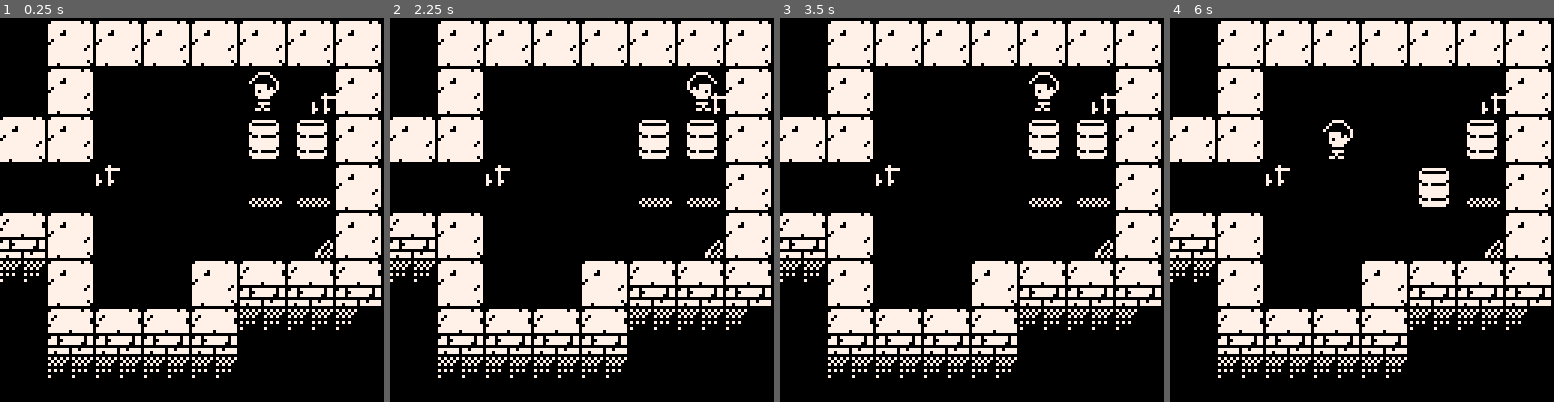
Above: before the commit, frames 1-4 (left to right).
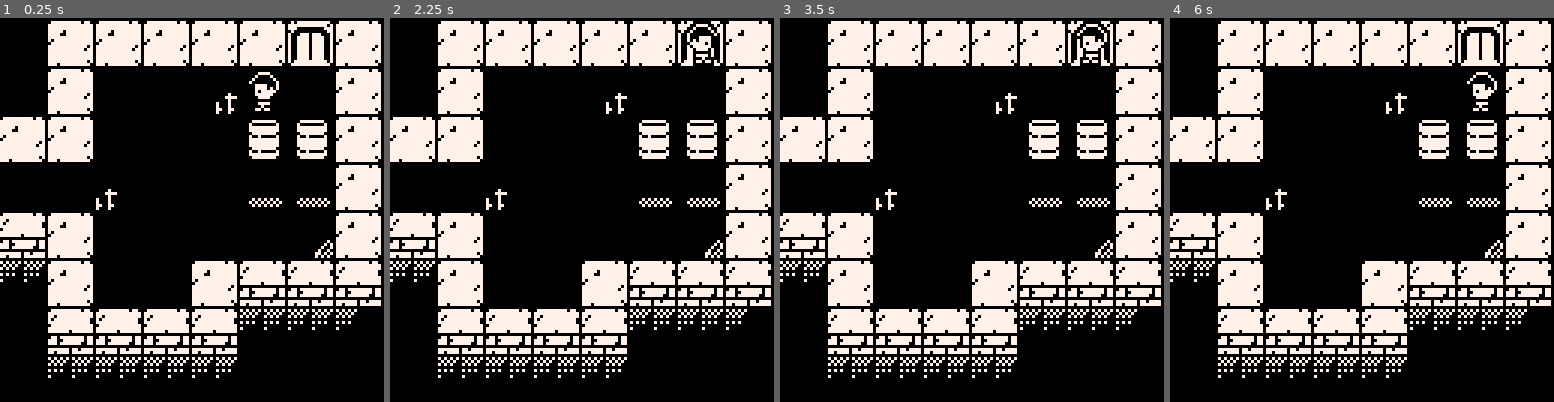
Above: after the commit, the same moments.

Repository: lucasmncastro/davis-puzzle
Game: PICO-8 cartridge davi.p8
Two runs of this game, one before a commit and one after it. Both use one fixed random seed, a clock stepped at 60 frames per second and the inputs below.
Inputs:
- Up to frame 1 (0.25 s): no input
- Up to frame 2 (2.25 s): hold Right 1.6-2.1 s; hold Up from 2.15 s (still down)
- Up to frame 3 (3.5 s): release Up at 2.42 s; hold Right 2.47-3.03 s; hold Left from 3.08 s (still down)
- Up to frame 4 (6 s): release Left at 3.58 s; hold Down 3.63-3.97 s; hold Right 4.02-4.68 s; hold Up 4.73-5.03 s; hold Left 5.08-5.68 s; hold Down from 5.73 s (still down)

The runs differ from the first frame. In frame 1, 0.8% of the frame differs, in the area x 25-88%, y 0-50%; in frame 2, 1.3%; in frame 3, 1.3%; in frame 4, 2.6%.

Commit message:
Logic to check if level is completed and open the door

Diff:
--- a/davi.p8
+++ b/davi.p8
@@ -4,10 +4,11 @@
 -- main
 -- x trocar posicao
 -- x mover caixa
--- - refinar sprites
--- - identificar sucesso
--- - desenho porta
--- - mudar porta no sucesso
+-- x refinar sprites
+-- x identificar sucesso
+-- x desenho porta
+-- x mudar porta no sucesso
+-- - mudar de nivel ao passar na porta
 -- - abertura
 -- - animacao entre quadros
 
@@ -21,19 +22,67 @@
  	p=3,
  	s=66
  }
- init_objs()
 
  level=1
+ levels={
+ 	{
+  	from={x=0,y=0},
+  	to={x=31,y=13},
+ 	 goals={}
+ 	}
+ }
+
+ init_boxes()
+
+ for l in all(levels) do
+		init_level_goals(l)
+  init_level_boxes(l)
+  init_level_exit(l)
+ end
+
+ -- todo: trocar start por
+ -- dados no level para fazermos
+ -- reset.
  init_level()
 end
 
-function init_objs()
- objs={}
+function init_level_boxes(l)
+ l.boxes={}
+ for b in all(boxes) do
+
+  if l.from.x<=b.x and
+     l.from.y<=b.y and
+     l.to.x>=b.x   and
+     l.to.y>=b.y   then
+   add(l.boxes,b)
+  end
+ end
+end
+
+function init_level_exit(level)
+ local ssize=2
+ local fgoal=17 -- flag 0 e 4
+ local l=level
+
+ l.exit={}
+
+ for y=l.from.y,l.to.y,ssize do
+  for x=l.from.x,l.to.x,ssize do
+   local s=mget(x,y)
+   if fget(s)==fgoal then
+    l.exit={x=x,y=y}
+   end
+  end
+ end
+end
+
+function init_boxes()
+ boxes={}
  for y=0,128,2 do
   for x=0,128,2 do
    local s=mget(x,y)
    if fget(s)==8 then
-    add(objs,{x=x,y=y,s=s})
+    add(boxes,{x=x,y=y,s=s})
     mset(x,y)
     mset(x+1,y)
     mset(x,y+1)
@@ -41,6 +90,37 @@
    end
   end
  end
+end
+
+function init_level_goals(level)
+ local ssize=2
+ local fgoal=4
+ local l=level
+
+ l.goals={}
+
+ for y=l.from.y,l.to.y,ssize do
+  for x=l.from.x,l.to.x,ssize do
+   local s=mget(x,y)
+   if fget(s)==fgoal then
+    add(l.goals,{x=x,y=y})
+   end
+  end
+ end
+end
+
+function is_complete(l)
+ for g in all(l.goals) do
+  local check=false
+  for b in all(l.boxes) do
+    if b.x==g.x and
+       b.y==g.y then
+     check=true
+    end
+  end
+  if (check==false) return false;
+ end
+ return true
 end
 
 function init_level()
@@ -55,6 +135,8 @@
  local y=p.y
  local step=16
  local dir
+ local cur_level=levels[level]
+
  if btnp(⬅️) then
   dir=⬅️
   x-=step
@@ -80,7 +162,7 @@
  end
 
  -- move object
- for o in all(objs) do
+ for o in all(boxes) do
   local hit=(
    o.x==x\8 and o.y==y\8
   )
@@ -89,7 +171,7 @@
    local nflg=fget(nspr)
    local block=nflg==1
    if (block) return false
-   for o in all(objs) do
+   for o in all(boxes) do
     if o.x==x\8 and o.y==y\8 then
      return false
     end
@@ -129,7 +211,10 @@
 	    y=p.y
    	end
    end
-
+   if not(cur_level.finished) and
+      is_complete(cur_level) then
+    finish_level(cur_level)
+   end
   end
  end
 
@@ -137,14 +222,24 @@
  p.y=y
 
  camera(p.x\128*128,p.y\128*128)
+end
+
+function finish_level(level)
+ level.finished=true
+ mset(level.exit.x,level.exit.y,11)
+ mset(level.exit.x+1,level.exit.y,12)
+ mset(level.exit.x,level.exit.y+1,27)
+ mset(level.exit.x+1,level.exit.y+1,28)
+
+ sfx(0)
 end
 
 function _draw()
  cls()
  map()
 
- for o in all(objs) do
-  spr(o.s,o.x*8,o.y*8,2,2)
+ for b in all(boxes) do
+  spr(b.s,b.x*8,b.y*8,2,2)
  end
 
  spr(p.s,p.x,p.y,2,2,(p.p==1))
@@ -396,17 +491,17 @@
 
 
 __gff__
-0001010101040408080000000000000000010101010404080800000000000000000101000000000000000000000000000001010000000000000000000000000002020202000000000000000000000000020202020000000000000000000000000000000000000000000000000000000000000000000000000000000000000000
+0001010101040408081111000000000000010101010404080811110000000000000101000001010000000000000000000001010000010100000000000000000002020202000000000000000000000000020202020000000000000000000000000000000000000000000000000000000000000000000000000000000000000000
 0000000000000000000000000000000000000000000000000000000000000000000000000000000000000000000000000000000000000000000000000000000000000000000000000000000000000000000000000000000000000000000000000000000000000000000000000000000000000000000000000000000000000000
 __map__
-0000000000000000000000000000000000000102010201020102010201020102000000000000000000000000000000000000000000000000000000000000000000000000000000000000000000000000000000000000000000000000000000000000000000000000000000000000000000000000000000000000000000000000
-0000000000000000000000000000000000001112111211121112111211121112000000000000000000000000000000000000000000000000000000000000000000000000000000000000000000000000000000000000000000000000000000000000000000000000000000000000000000000000000000000000000000000000
+00000000000000000000000000000000000001020102010201020102090a0102000000000000000000000000000000000000000000000000000000000000000000000000000000000000000000000000000000000000000000000000000000000000000000000000000000000000000000000000000000000000000000000000
+00000000000000000000000000000000000011121112111211121112191a1112000000000000000000000000000000000000000000000000000000000000000000000000000000000000000000000000000000000000000000000000000000000000000000000000000000000000000000000000000000000000000000000000
 0000000000000000000000000000000000000102000000000000404100000102000000000000000000000000000000000000000000000000000000000000000000000000000000000000000000000000000000000000000000000000000000000000000000000000000000000000000000000000000000000000000000000000
-0000000000000000000000000000000000001112000000000000505100231112000000000000000000000000000000000000000000000000000000000000000000000000000000000000000000000000000000000000000000000000000000000000000000000000000000000000000000000000000000000000000000000000
+0000000000000000000000000000000000001112000000000023505100001112000000000000000000000000000000000000000000000000000000000000000000000000000000000000000000000000000000000000000000000000000000000000000000000000000000000000000000000000000000000000000000000000
 0000010201020102010201020102010201020102000000000000070807080102000000000000000000000000000000000000000000000000000000000000000000000000000000000000000000000000000000000000000000000000000000000000000000000000000000000000000000000000000000000000000000000000
 0000111211121112111211121112111211121112000000000000171817181112000000000000000000000000000000000000000000000000000000000000000000000000000000000000000000000000000000000000000000000000000000000000000000000000000000000000000000000000000000000000000000000000
-0000212200000000000000000000230000000000230000000000050605060102000000000000000000000000000000000000000000000000000000000000000000000000000000000000000000000000000000000000000000000000000000000000000000000000000000000000000000000000000000000000000000000000
-0000313200000000002300000000000000000000000000000000151615161112000000000000000000000000000000000000000000000000000000000000000000000000000000000000000000000000000000000000000000000000000000000000000000000000000000000000000000000000000000000000000000000000
+0000212200000000000000000000230000000000000000000000050605060102000000000000000000000000000000000000000000000000000000000000000000000000000000000000000000000000000000000000000000000000000000000000000000000000000000000000000000000000000000000000000000000000
+0000313200000000002300000000000000000000230000000000151615161112000000000000000000000000000000000000000000000000000000000000000000000000000000000000000000000000000000000000000000000000000000000000000000000000000000000000000000000000000000000000000000000000
 0000010200000000010203040304030403040102000000000000000000000102000000000000000000000000000000000000000000000000000000000000000000000000000000000000000000000000000000000000000000000000000000000000000000000000000000000000000000000000000000000000000000000000
 0000111200000033111213141314131413141112000000000000000000331112000000000000000000000000000000000000000000000000000000000000000000000000000000000000000000000000000000000000000000000000000000000000000000000000000000000000000000000000000000000000000000000000
 0000030403040304030424242424242424240102000000000102030403040304000000000000000000000000000000000000000000000000000000000000000000000000000000000000000000000000000000000000000000000000000000000000000000000000000000000000000000000000000000000000000000000000
Not shown, changed: 30 lines of the sprite sheet (__gfx__) section of davi.p8
Not shown, changed: the sound effects (__sfx__) section of davi.p8
